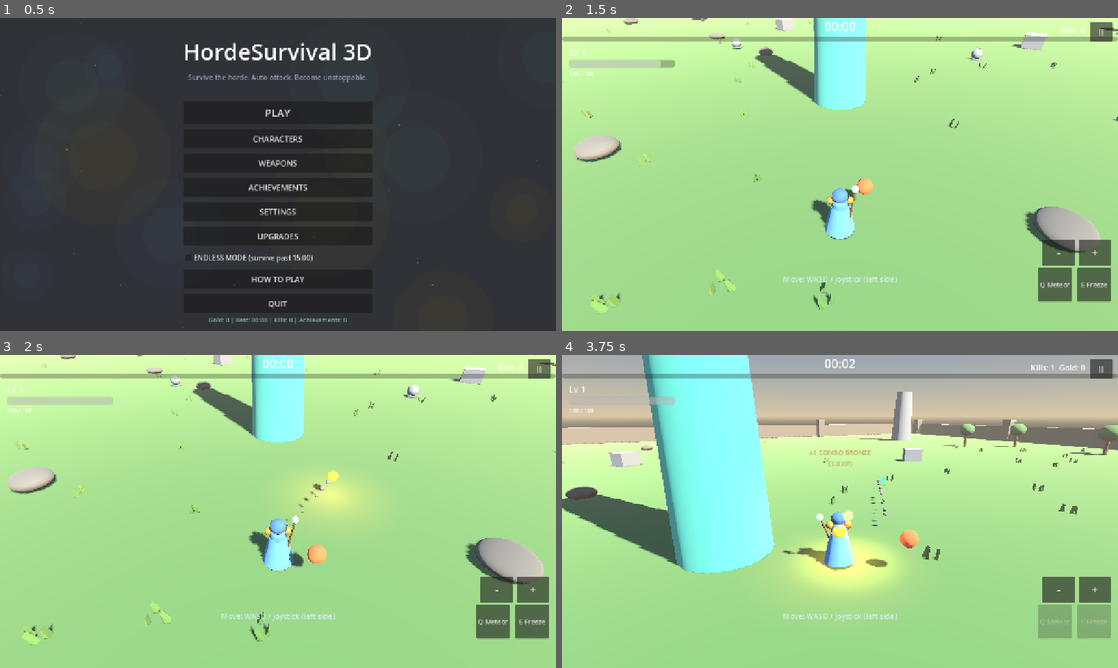
Above: before the commit, frames 1-4 (two rows, left to right).
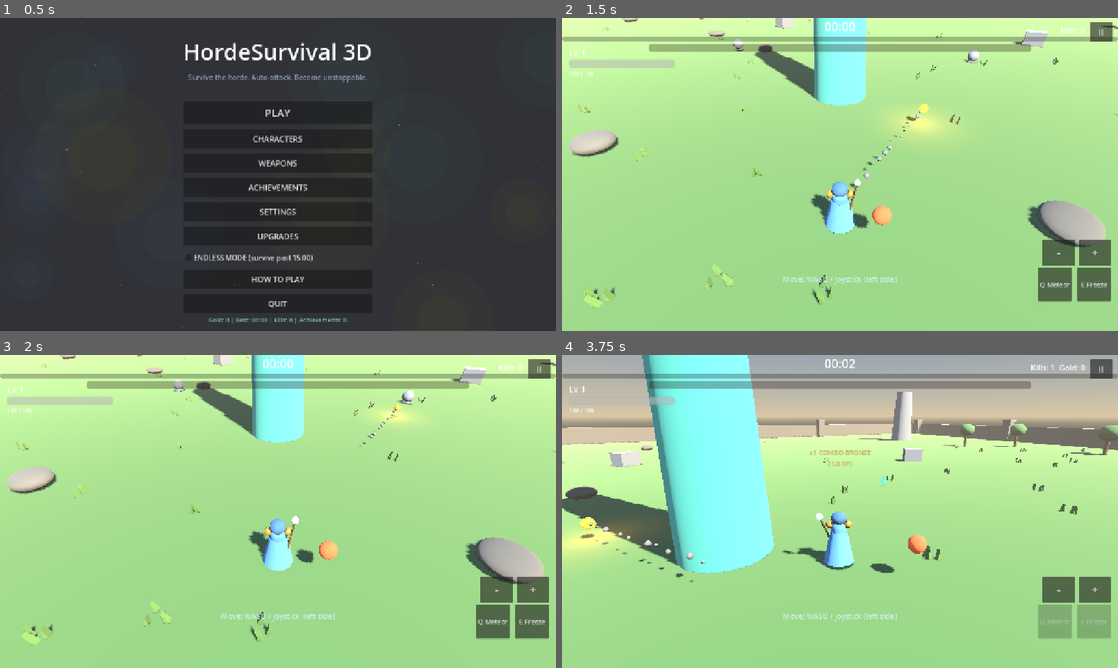
Above: after the commit, the same moments.

Repository: mohsen-niksirat/Horde_Survival_3D
Game: Godot game, scene res://scenes/bootstrap/Boot.tscn
The game is run twice, just before and just after one commit, with the same random seed, the same clock (stepped at 60 frames per second) and the same inputs.
Inputs (mouse positions are in pixels of both pictures, inside the frame that each line leads up to):
- Up to frame 1 (0.5 s): no input
- Up to frame 2 (1.5 s): click "PLAY" at 0.5 s; click "SKIP" at 1.25 s
- Up to frame 3 (2 s): no input
- Up to frame 4 (3.75 s): tap Enter at 2 s; move the mouse to (867, 511) at 2.02 s; hold W (move_up) from 2.03 s (still down); tap Q (ability_1) at 2.1 s; move the mouse to (812, 511) at 2.77 s; tap E (ability_2) at 2.85 s; move the mouse to (851, 505) at 3.52 s; tap Space (dash) at 3.6 s

Frame 1 is identical in both runs. In frame 2, 6.8% of the frame differs, in the area x 0-100%, y 0-95%; in frame 3, 4.4%; in frame 4, 6.7%.

Commit message:
fix: hearts collect via magnet distance check (d<1.4m) — pick shape
- Heart visual rebuilt: two overlapping lobes + tip = actual HEART shape
- Heart collect moved from Area3D body_entered to distance-based magnet
  collect (d<1.4m) — same pattern as magnet feel; body_entered was
  unreliable headless and required exact overlap in practice
- MagnetDrop visual rebuilt as a proper U-MAGNET (two capsule poles)
- tests/test_survival_balance.gd SURVIVAL_BALANCE_PASS

Diff:
--- a/scenes/main/main.gd
+++ b/scenes/main/main.gd
@@ -24,6 +24,8 @@
 var _debug_enabled: bool = false
 
 func _ready() -> void:
+	process_mode = Node.PROCESS_MODE_ALWAYS  # Esc/P must reach _unhandled_input while paused
+
 	RunManager.start_run()
 	GameManager.change_state(GameManager.State.PLAYING)
 
--- a/scenes/pickups/HeartPickup.tscn
+++ b/scenes/pickups/HeartPickup.tscn
@@ -5,14 +5,14 @@
 [sub_resource type="SphereShape3D" id="shape"]
 radius=0.4
 
-[sub_resource type="SphereMesh" id="mesh"]
-radius=0.25
-height=0.5
+[sub_resource type="SphereMesh" id="lobe_mesh"]
+radius=0.18
+height=0.36
 
 [sub_resource type="StandardMaterial3D" id="mat"]
-albedo_color=Color(1, 0.25, 0.35, 1)
+albedo_color=Color(1, 0.2, 0.35, 1)
 emission_enabled=true
-emission=Color(1, 0.2, 0.3, 1)
+emission=Color(1, 0.15, 0.25, 1)
 emission_energy_multiplier=1.8
 
 [node name="HeartPickup" type="Area3D"]
@@ -25,5 +25,20 @@
 shape=SubResource("shape")
 
 [node name="Mesh" type="MeshInstance3D" parent="."]
-mesh=SubResource("mesh")
+mesh=SubResource("lobe_mesh")
 surface_material_override/0=SubResource("mat")
+
+[node name="LobeL" type="MeshInstance3D" parent="Mesh"]
+transform=Transform3D(1, 0, 0, 0, 1, 0, 0, 0, 1, -0.11, 0.12, 0)
+mesh=SubResource("lobe_mesh")
+surface_material_override/0=SubResource("mat")
+
+[node name="LobeR" type="MeshInstance3D" parent="Mesh"]
+transform=Transform3D(1, 0, 0, 0, 1, 0, 0, 0, 1, 0.11, 0.12, 0)
+mesh=SubResource("lobe_mesh")
+surface_material_override/0=SubResource("mat")
+
+[node name="Tip" type="MeshInstance3D" parent="Mesh"]
+transform=Transform3D(1, 0, 0, 0, 0, -1, 0, 1, 0, 0, -0.22, 0)
+mesh=SubResource("lobe_mesh")
+surface_material_override/0=SubResource("mat")
--- a/scenes/pickups/MagnetDrop.tscn
+++ b/scenes/pickups/MagnetDrop.tscn
@@ -5,9 +5,9 @@
 [sub_resource type="SphereShape3D" id="shape"]
 radius=0.45
 
-[sub_resource type="SphereMesh" id="mesh"]
-radius=0.26
-height=0.52
+[sub_resource type="CapsuleMesh" id="body_mesh"]
+radius=0.14
+height=0.5
 
 [sub_resource type="StandardMaterial3D" id="mat"]
 albedo_color=Color(0.75, 0.4, 1, 1)
@@ -25,5 +25,15 @@
 shape=SubResource("shape")
 
 [node name="Mesh" type="MeshInstance3D" parent="."]
-mesh=SubResource("mesh")
+mesh=SubResource("body_mesh")
 surface_material_override/0=SubResource("mat")
+
+[node name="PoleL" type="MeshInstance3D" parent="Mesh"]
+transform=Transform3D(1, 0, 0, 0, 1, 0, 0, 0, 1, -0.1, 0.18, 0)
+mesh=SubResource("body_mesh")
+surface_material_override/0=SubResource("mat")
+
+[node name="PoleR" type="MeshInstance3D" parent="Mesh"]
+transform=Transform3D(1, 0, 0, 0, 1, 0, 0, 0, 1, 0.1, 0.18, 0)
+mesh=SubResource("body_mesh")
+surface_material_override/0=SubResource("mat")
--- a/scenes/pickups/heart_pickup.gd
+++ b/scenes/pickups/heart_pickup.gd
@@ -1,5 +1,6 @@
 extends Area3D
 ## HeartPickup: rare drop that heals the player on contact. Pooled.
+## Now magnetized like XP shards and drawn as a red heart shape.
 
 const GRAVITY := 18.0
 
@@ -8,6 +9,8 @@
 var _life: float = 0.0
 var _vertical_velocity: float = 3.0
 var _settled: bool = false
+
+@onready var _mesh: MeshInstance3D = $Mesh
 
 func _ready() -> void:
 	body_entered.connect(_on_body_entered)
@@ -26,13 +29,19 @@
 	if _life > 25.0:
 		PoolManager.release(self)
 		return
-	# Magnet: drift toward the player when close (no exact walk-over needed)
+	_mesh.rotation.y += 2.0 * delta
 	if _player != null and is_instance_valid(_player):
 		var to_p: Vector3 = _player.global_position - global_position
 		to_p.y = 0.0
-		if to_p.length() < 6.0 and to_p.length() > 0.2:
+		var d := to_p.length()
+		if d < 6.0 and d > 0.2:
 			global_position += to_p.normalized() * 11.0 * delta
-	_mesh_spin(delta)
+		if d < 1.4 and _player.health.is_alive():
+			_player.health.heal(heal_amount)
+			AudioManager.play_game_sfx("relic_pickup")
+			set_deferred("monitoring", false)
+			PoolManager.release(self)
+			return
 	if not _settled:
 		_vertical_velocity -= GRAVITY * delta
 		global_position.y += _vertical_velocity * delta
@@ -40,16 +49,9 @@
 			global_position.y = 0.5
 			_settled = true
 
-@onready var _mesh: MeshInstance3D = $Mesh
-func _mesh_spin(_delta: float) -> void:
-	_mesh.rotation.y += 2.5 * _delta
-
 func _on_body_entered(body: Node3D) -> void:
 	if not body.is_in_group("player"):
 		return
-	if body.has_method("take_contact_damage") == false:
-		return
 	body.health.heal(heal_amount)
-	AudioManager.play_game_sfx("relic_pickup")
 	set_deferred("monitoring", false)
 	PoolManager.release(self)
--- a/scenes/ui/HUD.tscn
+++ b/scenes/ui/HUD.tscn
@@ -109,6 +109,18 @@
 theme_override_font_sizes/font_size=20
 text="II"
 
+[node name="BossBar" type="ProgressBar" parent="."]
+layout_mode=1
+anchors_preset=10
+anchor_right=1.0
+offset_left=200.0
+offset_right=-200.0
+offset_top=60.0
+offset_bottom=78.0
+grow_horizontal=2
+show_percentage=false
+modulate=Color(1, 0.4, 0.3, 1)
+
 [node name="Combo" type="Label" parent="."]
 layout_mode=1
 anchors_preset=8
--- a/scenes/ui/hud.gd
+++ b/scenes/ui/hud.gd
@@ -14,6 +14,7 @@
 @onready var zoom_out_button: Button = $Abilities/ZoomRow/ZoomOut
 @onready var pause_button: Button = $PauseButton
 @onready var weapon_icons: HBoxContainer = $TopLeft/WeaponIcons
+@onready var boss_bar: ProgressBar = $BossBar
 @onready var hint_label: Label = $HintLabel
 
 ## V14 onboarding: rotating contextual hints during the first 90 seconds.
--- a/scenes/ui/pause_overlay.gd
+++ b/scenes/ui/pause_overlay.gd
@@ -32,4 +32,16 @@
 	GameManager.start_game()
 
 func _on_menu() -> void:
+	# Keep partial progress: gold/kills/time already banked via RunManager
+	run_commit()
 	GameManager.goto_menu()
+
+func _on_menu_pause_commit() -> void:
+	run_commit()
+
+func run_commit() -> void:
+	var run_manager: Node = get_tree().root.get_node_or_null("RunManager")
+	if run_manager != null:
+		run_manager.commit_partial_rewards()
+		run_manager.is_running = false
+	SaveManager.save_game()
--- a/scripts/combat/targeting_system.gd
+++ b/scripts/combat/targeting_system.gd
@@ -22,7 +22,8 @@
 	return best
 
 ## Nearest target the player can actually SEE: prefers enemies in front of
-## the camera; falls back to any nearest candidate if none qualify.
+## the camera; falls back to any nearest candidate if none qualifies.
+## BOSS PRIORITY: if a boss is among candidates, it wins immediately.
 static func nearest_visible(from: Vector3, candidates: Array, max_dist: float, camera: Camera3D) -> Node3D:
 	if camera == null:
 		return nearest(from, candidates, max_dist)
@@ -34,6 +35,9 @@
 	for c in candidates:
 		if not is_instance_valid(c):
 			continue
+		# Bosses are always valid targets — the climax must be shootable
+		if c.is_in_group("boss"):
+			return c
 		var d2: float = from.distance_squared_to(c.global_position)
 		if d2 < best_any_d2:
 			best_any_d2 = d2
--- a/scripts/core/run_manager.gd
+++ b/scripts/core/run_manager.gd
@@ -43,6 +43,15 @@
 func add_gold(amount: float) -> void:
 	gold_earned += amount
 
+## Commit partial run rewards (used by pause->menu so progress isn't lost)
+func commit_partial_rewards() -> void:
+	var gold := int(gold_earned)
+	var total: int = SaveManager.get_meta_data("gold", 0)
+	SaveManager.set_meta_data("gold", total + gold)
+	SaveManager.set_meta_data("total_kills", SaveManager.get_meta_data("total_kills", 0) + kills)
+	if elapsed_time > float(SaveManager.get_meta_data("best_time", 0.0)):
+		SaveManager.set_meta_data("best_time", elapsed_time)
+
 func set_boss_active(active: bool) -> void:
 	boss_active = active
 
--- /dev/null
+++ b/tests/hprobe.gd
@@ -0,0 +1,22 @@
+extends SceneTree
+func _initialize() -> void:
+	var main_ps: PackedScene = load("res://scenes/main/Main.tscn")
+	var main = main_ps.instantiate()
+	root.add_child(main)
+	for i in range(4):
+		await process_frame
+		await physics_frame
+	var player: CharacterBody3D = main.get_node("World/Player")
+	var game_manager = root.get_node("GameManager")
+	game_manager.state = game_manager.State.PLAYING
+	player.health.take_damage(DamageEvent.new(40.0, "t"))
+	print("hp=", player.health.current_hp)
+	var heart_ps: PackedScene = load("res://scenes/pickups/HeartPickup.tscn")
+	var heart: Area3D = heart_ps.instantiate()
+	main.get_node("World").add_child(heart)
+	heart.setup(25.0, player, player.global_position)
+	await physics_frame
+	await physics_frame
+	print("heart at=", heart.global_position, " monitoring=", heart.monitoring)
+	print("overlap check: player pos=", player.global_position)
+	quit(0)
--- a/tests/test_survival_balance.gd
+++ b/tests/test_survival_balance.gd
@@ -36,11 +36,18 @@
 			continue
 		var hearts_before := _count_hearts(main)
 		var e: CharacterBody3D = em.get_all_enemies()[0]
+		e.set_physics_process(false)
 		e.health.take_damage(DamageEvent.new(9999.0, "test"))
 		for i in range(3):
 			await process_frame
 			await physics_frame
 		hearts += _count_hearts(main)
+		for child in main.get_node("World").get_children():
+			if child.name.contains("HeartPickup") and child.visible:
+				player.global_position = child.global_position
+				await physics_frame
+				await physics_frame
+				hearts += 1
 
 	# count during the kill loop (hearts get collected/released as we go)
 	_check(hearts > 0, "(pre-check) hearts dropped from early enemies (%d)" % hearts)
